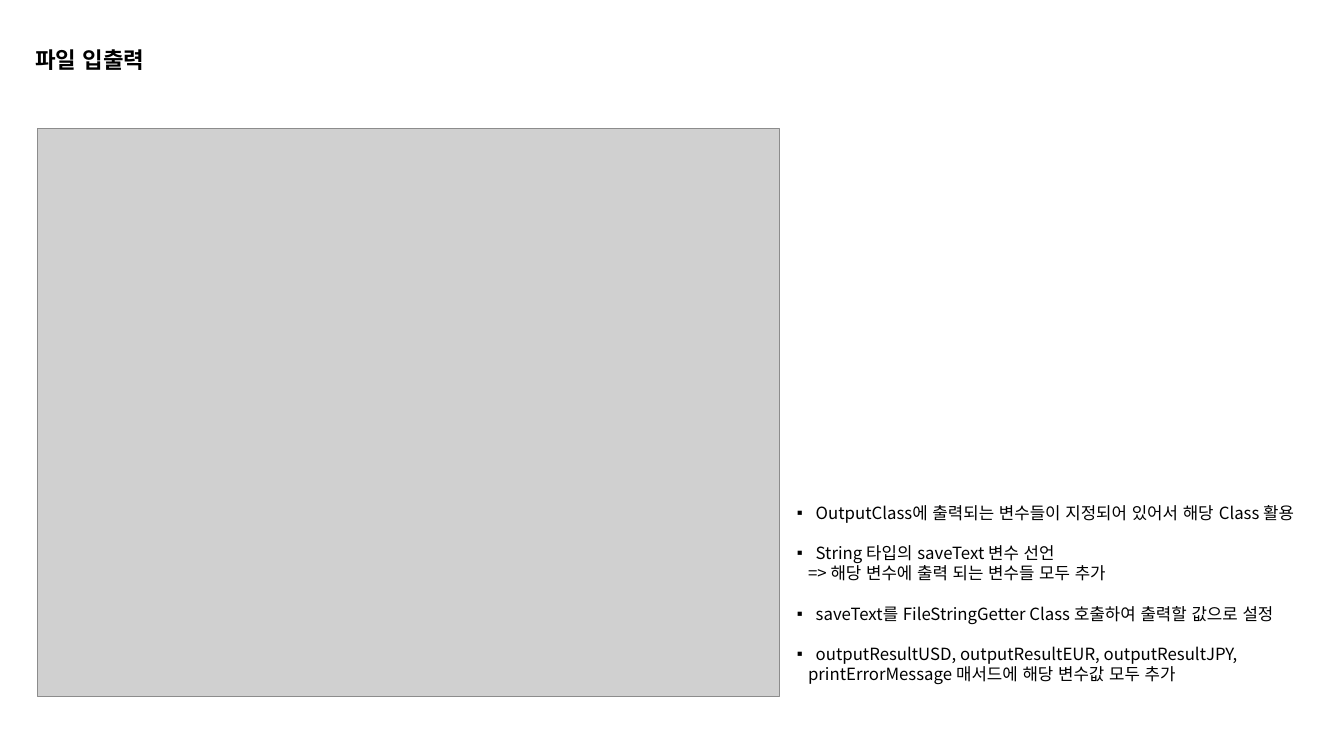
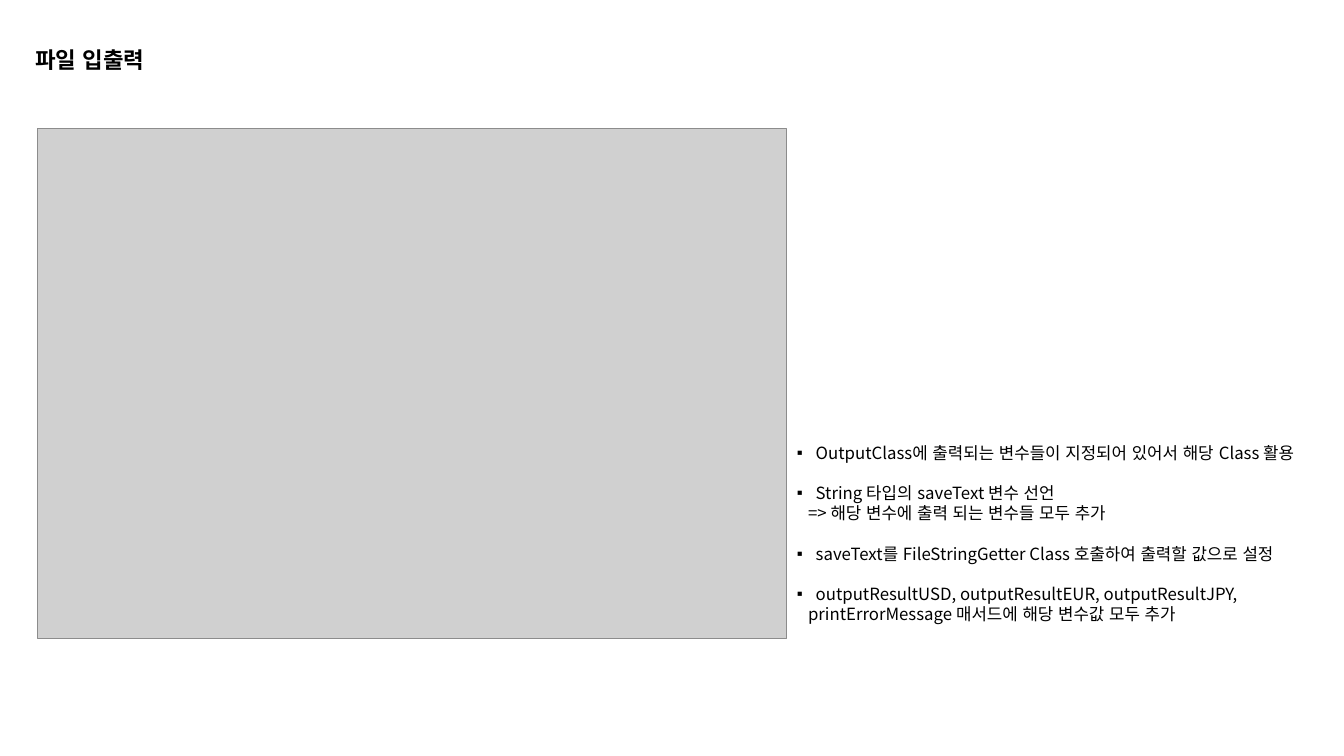
Before and after one commit to seosk526/Exchange_Project, a slide deck: slide 9 of Java심화02_환율문제_kopo01_강세영_210414.pptx. Drawn at 1344x756 pixels with LibreOffice and Linux fonts; fonts in the diff are those of the drawing; grey boxes stand for pictures. Boxes give left, top, right and bottom in pixels: in the first picture for what was removed or moved away, otherwise in the second. Text is boxed around its words. In the diff, an @@ line names an element or a change of style, - is before the commit and + after.

```diff
--- a/Java심화02_환율문제_kopo01_강세영_210414.pptx
+++ b/Java심화02_환율문제_kopo01_강세영_210414.pptx
@@ picture resized from (x1=37, y1=129, x2=779, y2=697) to (x1=37, y1=129, x2=786, y2=639) @@
@@ text "OutputClass에 출력되는 변수들이 지정되어 있어서 ..." moved from (x1=808, y1=505, x2=1294, y2=684) to (x1=808, y1=445, x2=1294, y2=624) @@
```
Also in this commit, not shown: 2 other slides changed, 2 other files.
